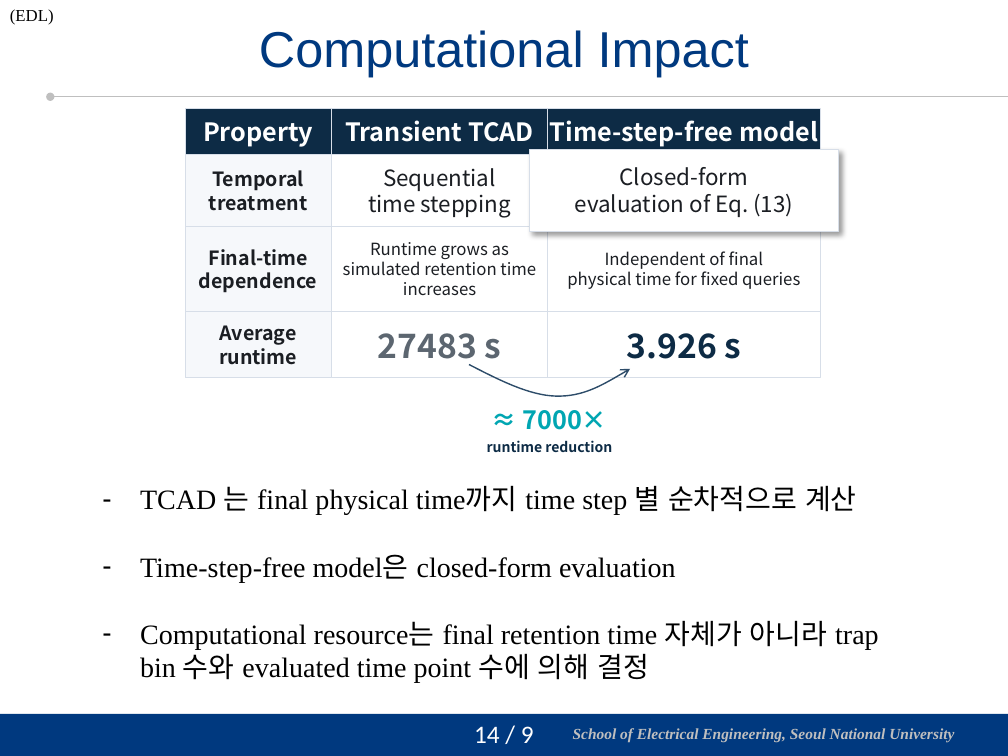
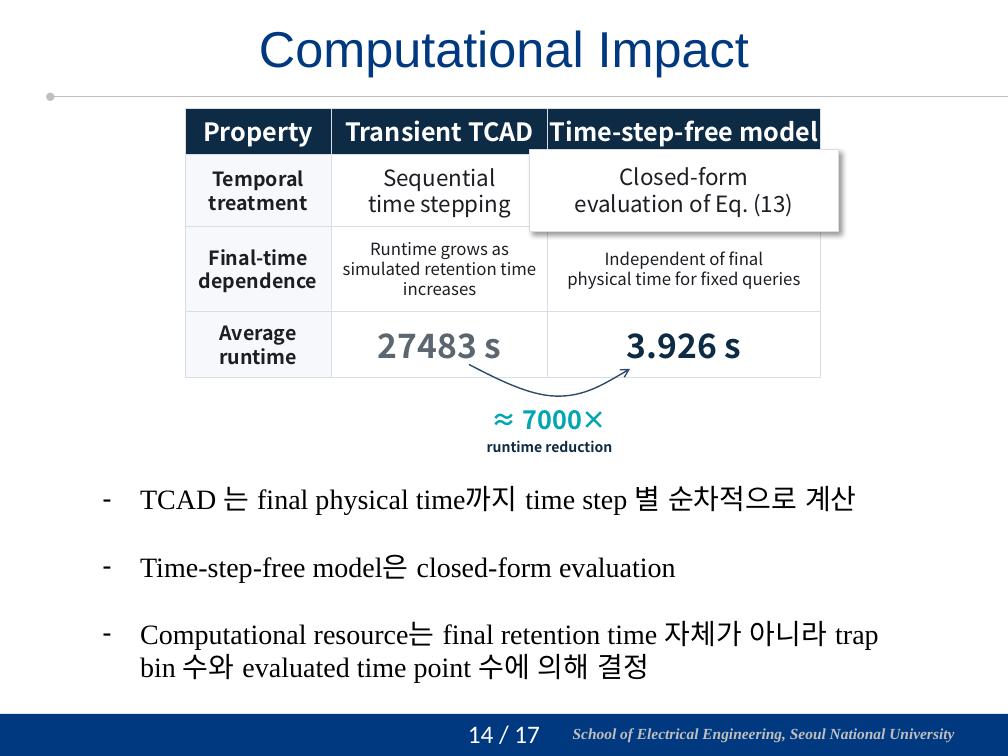
Before and after one commit to vectorcont62-dev/Graduation-SNU-MS, a slide deck: slide 15 of 진명 석사졸업 연구 정리.pptx. Drawn at 1008x756 pixels with LibreOffice and Linux fonts; fonts in the diff are those of the drawing; background and template pictures are left out. Boxes give left, top, right and bottom in pixels: in the first picture for what was removed or moved away, otherwise in the second. Text is boxed around its words. In the diff, an @@ line names an element or a change of style, - is before the commit and + after.

```diff
--- a/진명 석사졸업 연구 정리.pptx
+++ b/진명 석사졸업 연구 정리.pptx
@@ text removed at <box>10,9,54,25</box> @@
-(EDL)
@@ page number at <box>468,726,540,743</box>: text changed @@
-14 / 9
+14 / 17
```
Also in this commit, not shown: 12 other slides changed, 1 slide added, 1 slide removed, 1 other file.
